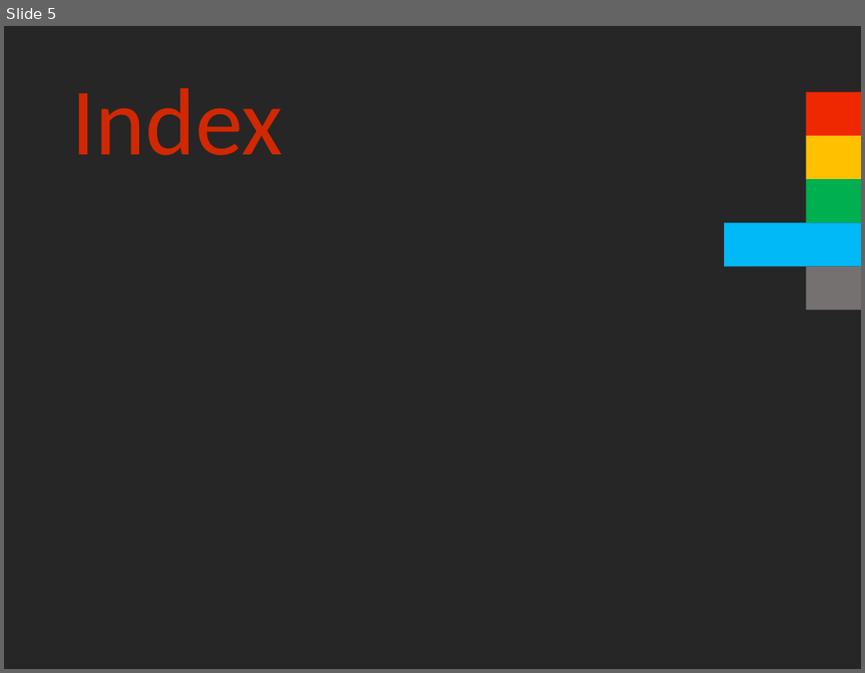
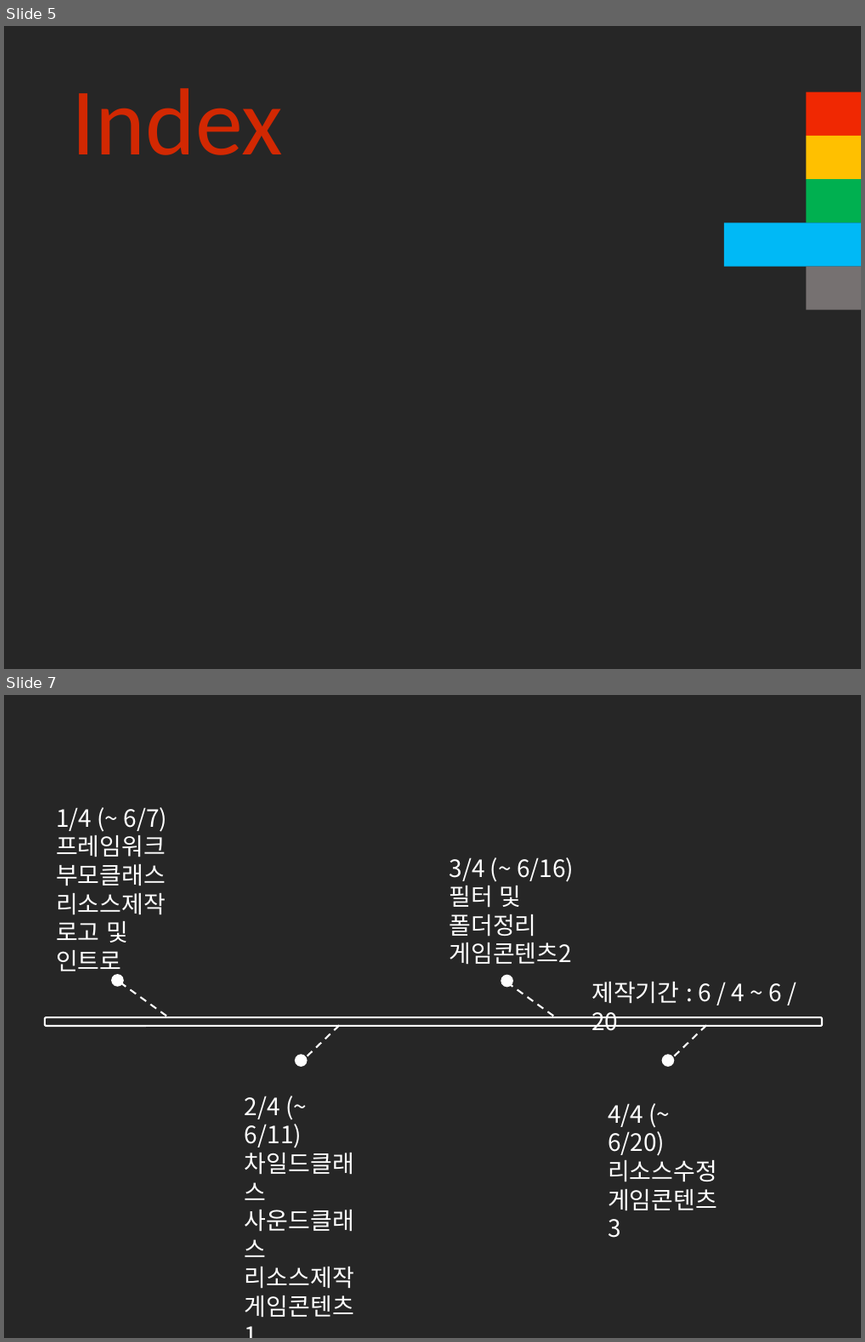
Before and after one commit to cmTEJAVA/Satellite, a slide deck: 발표자료/API 텀프로젝트 발표자료.pptx. Shown one above the other, each under a label of ours: slide 5 before the commit, slides 5 and 7 after it; the slides between them are not shown. The pictures are 865x673 and 865x1342 pixels, drawn with LibreOffice and Linux fonts; fonts in the diff are those of the drawing. Boxes give left, top, right and bottom in pixels: in the first picture for what was removed or moved away, otherwise in the second. Text is boxed around its words. In the diff, an @@ line names an element or a change of style, - is before the commit and + after.

```diff
--- a/발표자료/API 텀프로젝트 발표자료.pptx
+++ b/발표자료/API 텀프로젝트 발표자료.pptx
@@ slide 7 added at (4, 695, 861, 1338), background #262626 @@
@@ text added at (56, 807, 168, 976), 20 pt, text #FFFFFF @@
+1/4 (~ 6/7)
+프레임워크
+부모클래스
+리소스제작
+로고 및 인트로
@@ text added at (449, 857, 574, 964), 20 pt, text #FFFFFF @@
+3/4 (~ 6/16)
+필터 및 폴더정리
+게임콘텐츠2
@@ ellipse added at (111, 975, 124, 987), fill #FFFFFF @@
@@ ellipse added at (501, 975, 514, 987), fill #FFFFFF @@
@@ line added from (120, 982) to (169, 1017), #FFFFFF 1.5 pt dashed @@
@@ line added from (507, 982) to (556, 1017), #FFFFFF 1.5 pt dashed @@
@@ text added at (591, 981, 782, 1031), 20 pt, text #FFFFFF @@
+제작기간 : 6 / 4 ~ 6 / 20
@@ rounded rectangle added at (45, 1017, 823, 1026), outline #FFFFFF 1.5 pt @@
@@ line added from (339, 1025) to (307, 1055), #FFFFFF 1.5 pt dashed @@
@@ line added from (707, 1025) to (674, 1055), #FFFFFF 1.5 pt dashed @@
@@ ellipse added at (295, 1054, 307, 1066), fill #FFFFFF @@
@@ ellipse added at (662, 1054, 675, 1066), fill #FFFFFF @@
@@ text added at (245, 1095, 354, 1316), 20 pt, text #FFFFFF @@
+2/4 (~ 6/11)
+차일드클래스
+사운드클래스
+리소스제작
+게임콘텐츠1
@@ text added at (608, 1103, 717, 1237), 20 pt, text #FFFFFF @@
+4/4 (~ 6/20)
+리소스수정
+게임콘텐츠3
```
Also in this commit, not shown: 4 slides changed, 1 slide removed, 6 other files.
